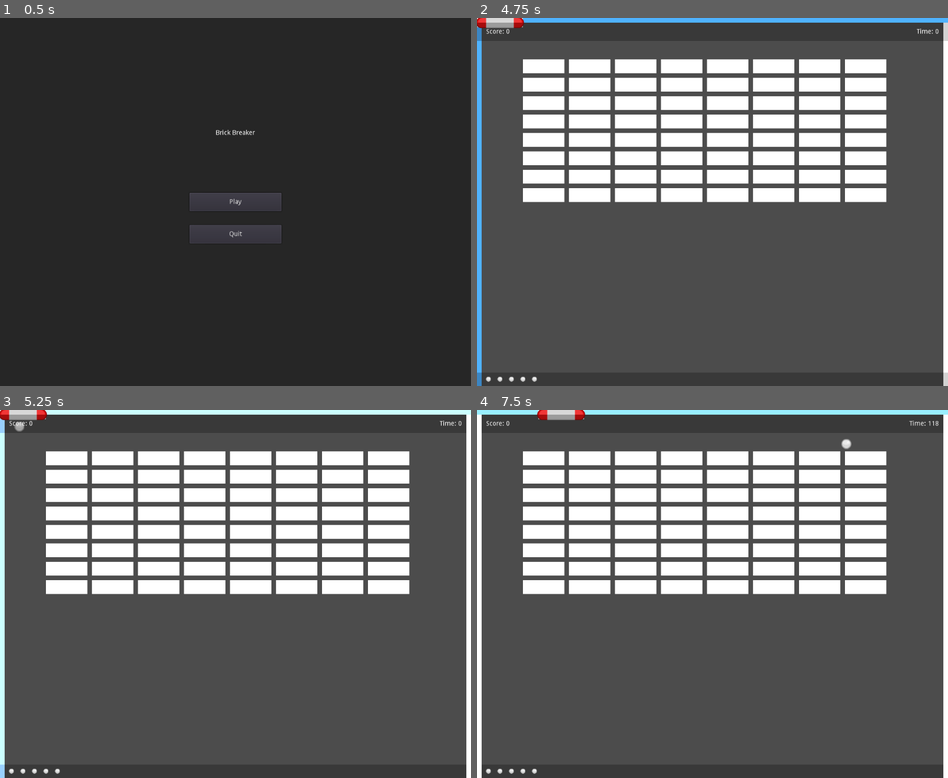
Above: before the commit, frames 1-4 (two rows, left to right).
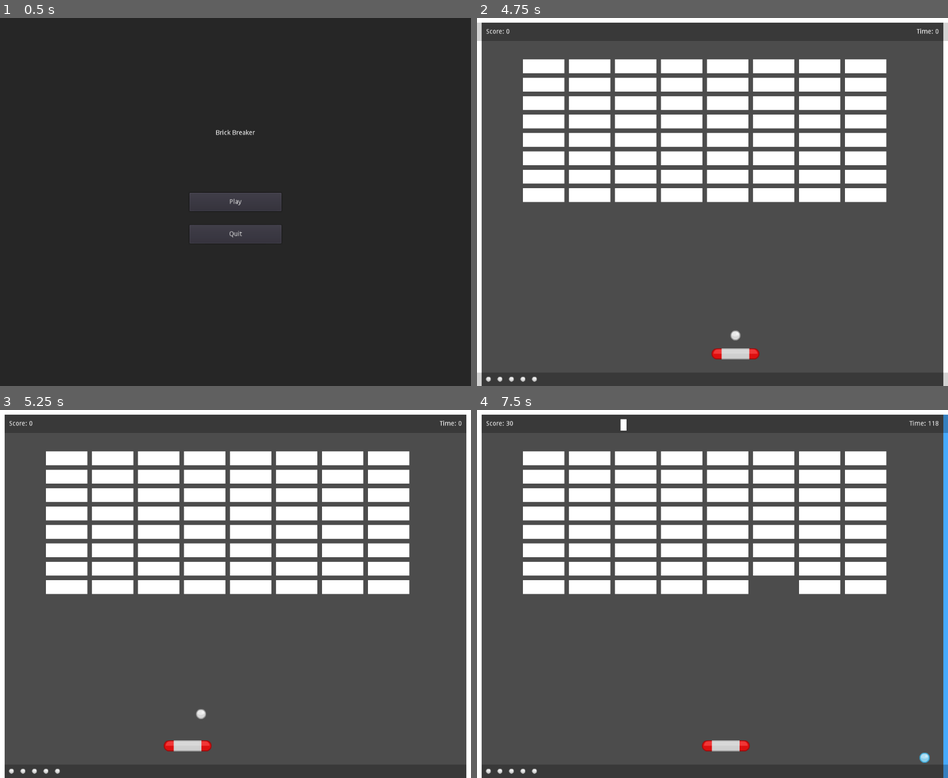
Above: after the commit, the same moments.

Repository: leese00/03-Juicy-Brick-Breaker
Game: Godot game, scene res://UI/Main_Menu.tscn
Two runs of this game, one before a commit and one after it. Both use one fixed random seed, a clock stepped at 60 frames per second and the inputs below.
Inputs (mouse positions are in pixels of both pictures, inside the frame that each line leads up to):
- Up to frame 1 (0.5 s): no input
- Up to frame 2 (4.75 s): click "Play" at 0.5 s; tap Enter at 1.25, 2.75, 4.25 s; move the mouse to (736, 202) at 1.27 s; press the mouse at (736, 202) at 1.28 s; tap Space at 2, 3.5 s; move the mouse to (688, 202) at 2.02 s; release the mouse at (688, 202) at 2.03 s; click (688, 202) at 2.1 s; move the mouse to (721, 194) at 2.77 s; press the mouse at (721, 194) at 2.78 s; move the mouse to (707, 209) at 3.52 s; release the mouse at (707, 209) at 3.53 s; click (707, 209) at 3.6 s; move the mouse to (745, 205) at 4.27 s; press the mouse at (745, 205) at 4.28 s
- Up to frame 3 (5.25 s): tap Space at 5 s; move the mouse to (197, 590) at 5.02 s; release the mouse at (197, 590) at 5.03 s; click (197, 590) at 5.1 s
- Up to frame 4 (7.5 s): move the mouse to (717, 594) at 5.77 s; press the mouse at (717, 594) at 5.78 s; move the mouse to (693, 586) at 6.52 s; release the mouse at (693, 586) at 6.53 s; click (693, 586) at 6.6 s; move the mouse to (736, 594) at 7.27 s; press the mouse at (736, 594) at 7.28 s

Frame 1 is identical in both runs. In frame 2, 2.7% of the frame differs, in the area x 0-100%, y 0-100%; in frame 3, 2.8%; in frame 4, 3.2%.
Error before the commit: Attempt to call function 'get_shape' in base 'null instance' on a null instance. (res://Paddle/Paddle.gd:10)

Commit message:
Fixed the scripts to account for ColorRect->Sprite changes

Diff:
--- a/03-Juicy-Brick-Breaker-1-main/Ball/Ball.gd
+++ b/03-Juicy-Brick-Breaker-1-main/Ball/Ball.gd
@@ -24,7 +24,7 @@
 
 func _on_Ball_body_entered(body):
 	if body.has_method("hit"):
-		body.hit()
+		body.hit(self)
 		accelerate = true
 		$Highlight.modulate.a = 1.0
 
@@ -58,7 +58,8 @@
 		state.linear_velocity = state.linear_velocity.normalized() * max_speed * speed_multiplier
 
 func change_size(s):
-	$ColorRect.rect_scale = s
+	$Sprite.scale = s
+	$Highlight.scale = s
 	$CollisionShape2D.scale = s
 
 func change_speed(s):
--- a/03-Juicy-Brick-Breaker-1-main/Paddle/Paddle.tscn
+++ b/03-Juicy-Brick-Breaker-1-main/Paddle/Paddle.tscn
@@ -1,15 +1,14 @@
-[gd_scene load_steps=4 format=2]
+[gd_scene load_steps=5 format=2]
 
 [ext_resource path="res://Paddle/Paddle.gd" type="Script" id=1]
 [ext_resource path="res://Assets/paddleBlu.png" type="Texture" id=2]
 [ext_resource path="res://Assets/paddleRed.png" type="Texture" id=3]
 
+[sub_resource type="RectangleShape2D" id=1]
+extents = Vector2( 50, 10 )
+
 [node name="Paddle" type="KinematicBody2D"]
 script = ExtResource( 1 )
-
-[node name="ColorRect" type="ColorRect" parent="."]
-margin_right = 100.0
-margin_bottom = 20.0
 
 [node name="Powerups" type="Node2D" parent="."]
 
@@ -21,3 +20,7 @@
 modulate = Color( 1, 1, 1, 0 )
 position = Vector2( 50, 10 )
 texture = ExtResource( 2 )
+
+[node name="CollisionShape2D" type="CollisionShape2D" parent="."]
+position = Vector2( 51, 10 )
+shape = SubResource( 1 )
--- a/03-Juicy-Brick-Breaker-1-main/Wall/Wall.gd
+++ b/03-Juicy-Brick-Breaker-1-main/Wall/Wall.gd
@@ -11,7 +11,7 @@
 	if $ColorRect.color.v > 0:
 		$ColorRect.color.v += decay
 
-func hit():
+func hit(_ball):
 	$ColorRect.color = Color8(51,154,240)
 
 	var wall_sound = get_node_or_null("/root/Game/Wall_Sound")
